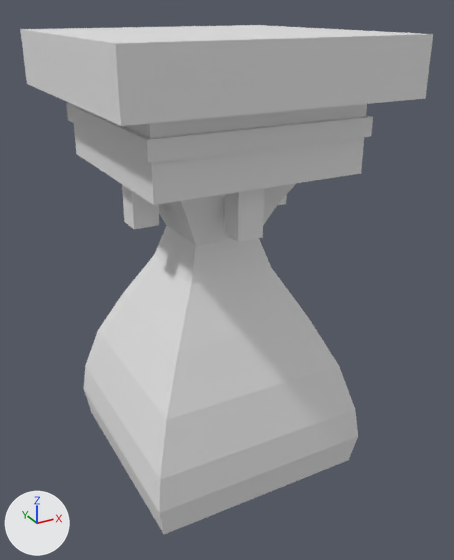
Two versions of the OBJ model src/main/resources/assets/around_planet/models/block/liquid_rocket_engine.obj, one commit apart.
Rendered twice from a camera (50 mm lens) standing at (-0.52, -2.48, 1.08) and looking at (0.54, -0.55, 0.12). Arrows for +X, +Y and +Z are at lower left; the lights stay in place. The first picture is the older version. Materials are left out; every surface is plain grey. Where no turn or scale is listed for an object, it has been applied to the vertices. Vertices at exactly the same position are counted once.

In view in the first picture: 'liquid_rocket_engine'.
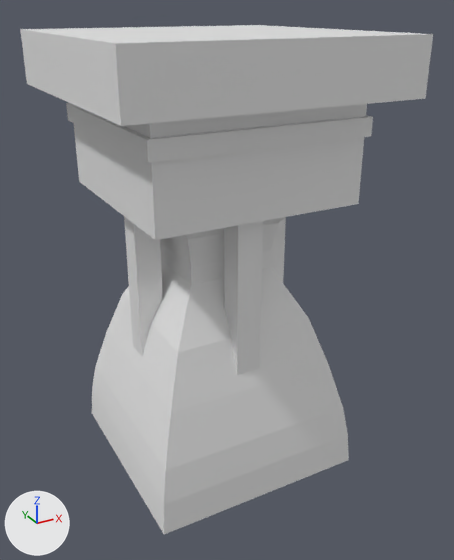
Boxes [x1, y1, x2, y2] around the edits, measured in the pictures (454 x 560 px; the box of a moved part takes in the faces that stretch with it):
```json
{"part": 1, "of": "me_liquid_rocket_engine", "change": "moved or reshaped", "before": [76, 152, 361, 534], "after": [76, 152, 361, 534]}
```

Scene script edits in JSON lines:
```json
{"block": "me_liquid_rocket_engine", "where": "# used by ob_liquid_rocket_engine; location = (0.0, 0.0, 0.0)"}
{"op": "remove", "block": "me_liquid_rocket_engine", "code": "me_liquid_rocket_engine.from_pydata(...)  # 148 vertices, 133 faces; spans x 0.0..1.0, y -1.0..0.0, z -0.62..1.0"}
{"op": "add", "block": "me_liquid_rocket_engine", "code": "me_liquid_rocket_engine.from_pydata(...)  # 164 vertices, 149 faces; spans x 0.0..1.0, y -1.0..0.0, z -0.62..1.0"}
{"block": "me_liquid_rocket_engine", "change": "me_liquid_rocket_engine part 1"}
{"block": "me_liquid_rocket_engine", "change": "8 vertices are removed from x 0.19..0.81, y -0.81..-0.19, z 0.38"}
{"block": "me_liquid_rocket_engine", "change": "20 faces are deleted"}
{"block": "me_liquid_rocket_engine", "change": "12 vertices in x 0.12..0.88, y -0.87..-0.12, z 0.56 move by (0.0, 0.0, -0.1)"}
{"block": "me_liquid_rocket_engine", "change": "8 vertices in x 0.28..0.72, y -0.72..-0.28, z 0.38 move by (0.0, 0.0, -0.35)"}
{"block": "me_liquid_rocket_engine", "change": "4 vertices in x 0.32..0.68, y -0.68..-0.32, z 0.44 move by (0.0, 0.0, -0.08)"}
{"block": "me_liquid_rocket_engine", "change": "4 vertices in x 0.07..0.14, y -0.14..-0.07, z -0.5..-0.19 move by (0.03, -0.03, 0.0)"}
{"block": "me_liquid_rocket_engine", "change": "3 vertices in x 0.07..0.14, y -0.93..-0.86, z -0.5..-0.19 move by (0.03, 0.03, 0.0)"}
{"block": "me_liquid_rocket_engine", "change": "3 vertices in x 0.86..0.93, y -0.93..-0.86, z -0.5..-0.19 move by (-0.03, 0.03, 0.0)"}
{"block": "me_liquid_rocket_engine", "change": "10 vertices move from x 0.09..0.93, y -0.92..-0.07, z -0.5..0.31 to x 0.12..0.9, y -0.88..-0.1, z -0.5..0.26"}
{"block": "me_liquid_rocket_engine", "change": "16 new vertices lie (0.0, 0.0, -0.48) away from vertices in x 0.19..0.81, y -0.81..-0.19, z 0.81"}
{"block": "me_liquid_rocket_engine", "change": "8 new vertices lie (0.0, 0.0, -0.48) away from vertices in x 0.19..0.81, y -0.81..-0.19, z 0.33"}
{"block": "me_liquid_rocket_engine", "change": "36 new faces join them"}
```
